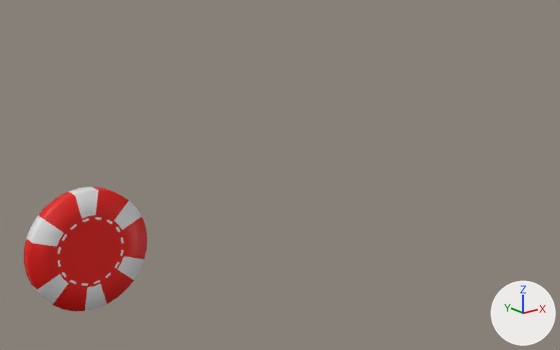
A saved change to the Blender file Assets/Blender Files/Blend Files/Poker Chip.blend.
Rendered twice from a camera (50 mm lens) standing at (-4.78, -10.88, 4.83) and looking at (4.27, 0.43, 0.3). The lights are fixed; the arrows at lower right show +X, +Y and +Z.

Objects in the first picture: 'Poker Chip'.
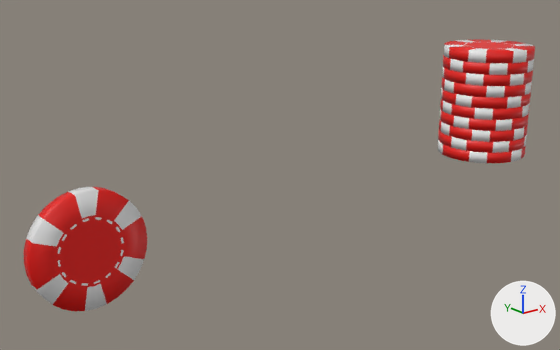
Commit message: Changed health bar to chip stack

Changed parts and their boxes (x1, y1, x2, y2) in the pictures (560 x 350 px):
'Poker Chip.001', added: after (438, 39, 535, 163)
    faces in mat_pokerchipmain (red #e70b00): (438, 39, 535, 163)
    faces in mat_pokerchipaccent (white #e7e7e7): (438, 40, 534, 163)

The change in detail:
Object 'Poker Chip.001' (ob_poker_chip_001) is new; it shows a copy of the mesh of ob_poker_chip.
Its location is (10.0, 0.0, 0.0).
Its rotation in degrees is (90, 0, 0).
It gains a ARRAY modifier named 'Array'.
Modifier setting: count = 10.
Modifier setting: relative_offset_displace = (0.0, 1.0, 0.0).
Modifier setting: use_object_offset = True.
Modifier setting: offset_object = ob_empty.
Object 'Empty' (ob_empty) is new.
Its location is (10.0, 0.0, 0.0).
Its rotation in degrees is (90, 0, -27).
